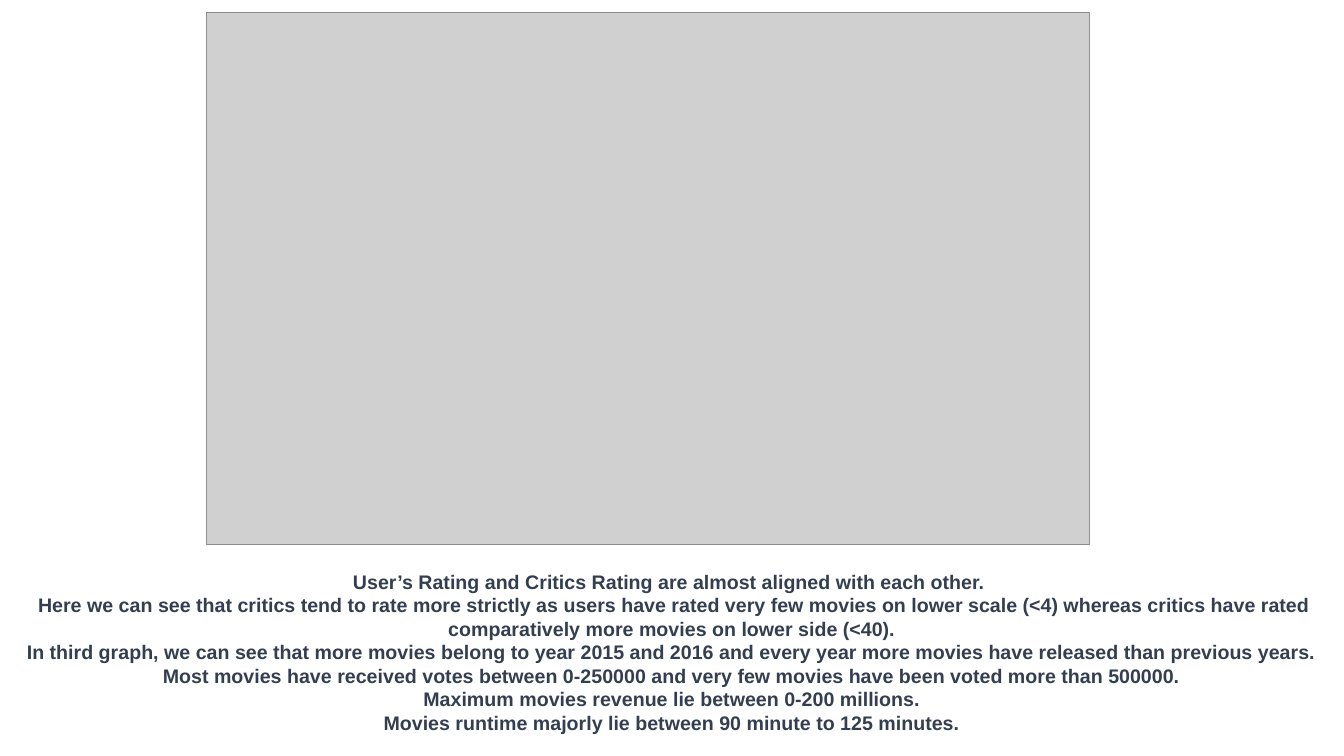
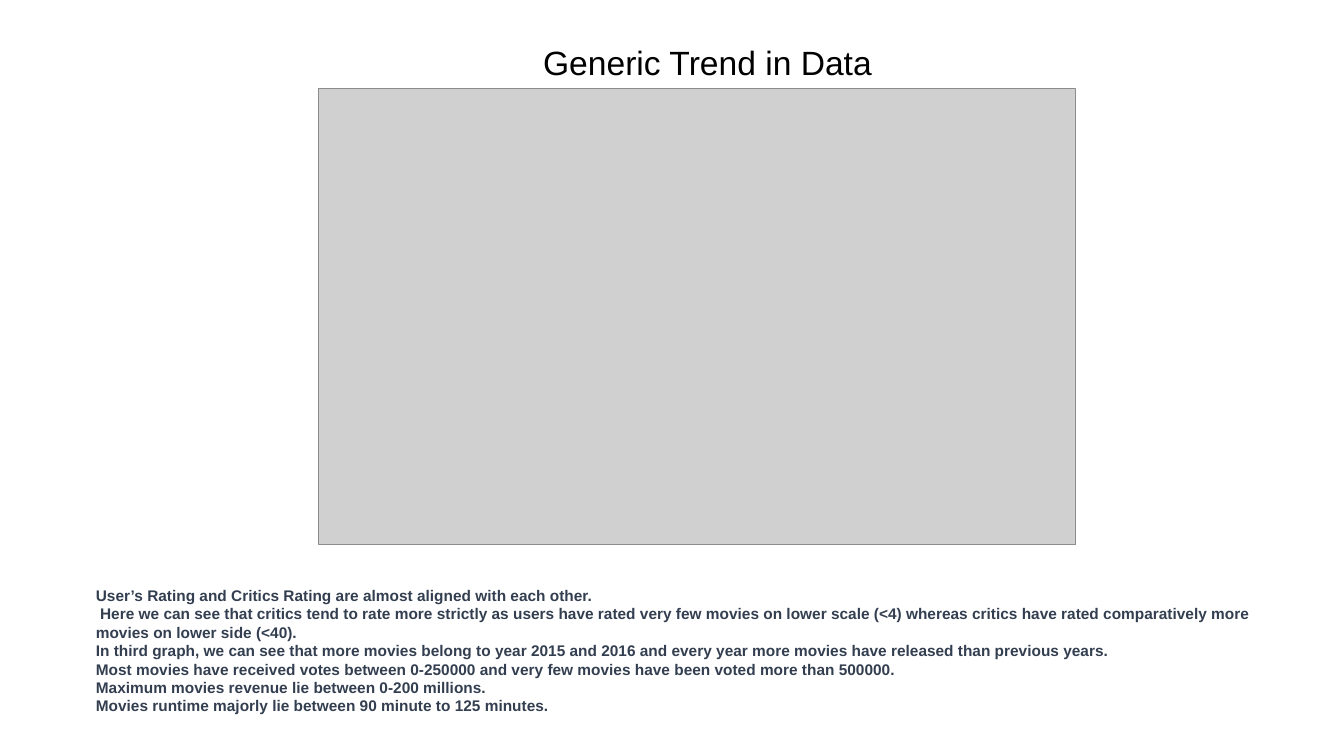
Before and after one commit to yaminijoshi89/INSAID-Projects, a slide deck: slide 6 of EDA_IMBD_Movies.ppt (slide 5 before the commit). Drawn at 1344x756 pixels with LibreOffice and Linux fonts; fonts in the diff are those of the drawing; grey boxes stand for pictures; background and template pictures are left out. Boxes give left, top, right and bottom in pixels: in the first picture for what was removed or moved away, otherwise in the second. Text is boxed around its words. In the diff, an @@ line names an element or a change of style, - is before the commit and + after.

```diff
--- a/EDA_IMBD_Movies.ppt
+++ b/EDA_IMBD_Movies.ppt
@@ text added at (543,50,872,76), 24 pt, text #000000 @@
+Generic Trend in Data
@@ picture: place and size @@
-picture at (207,13,1090,544)
+picture at (318,89,1075,544)
@@ subtitle "User’s Rating and Critics Rating ...": place and size @@
-subtitle "User’s Rating and Critics Rating ..." at (27,574,1315,734)
+subtitle "User’s Rating and Critics Rating ..." at (96,590,1249,714)
@@ subtitle "User’s Rating and Critics Rating ..." at (96,590,1249,714): size 14 to 11 pt; alignment centre to justified; alignment centre to left @@
```
Also in this commit, not shown: 6 other slides changed, 1 slide added.
